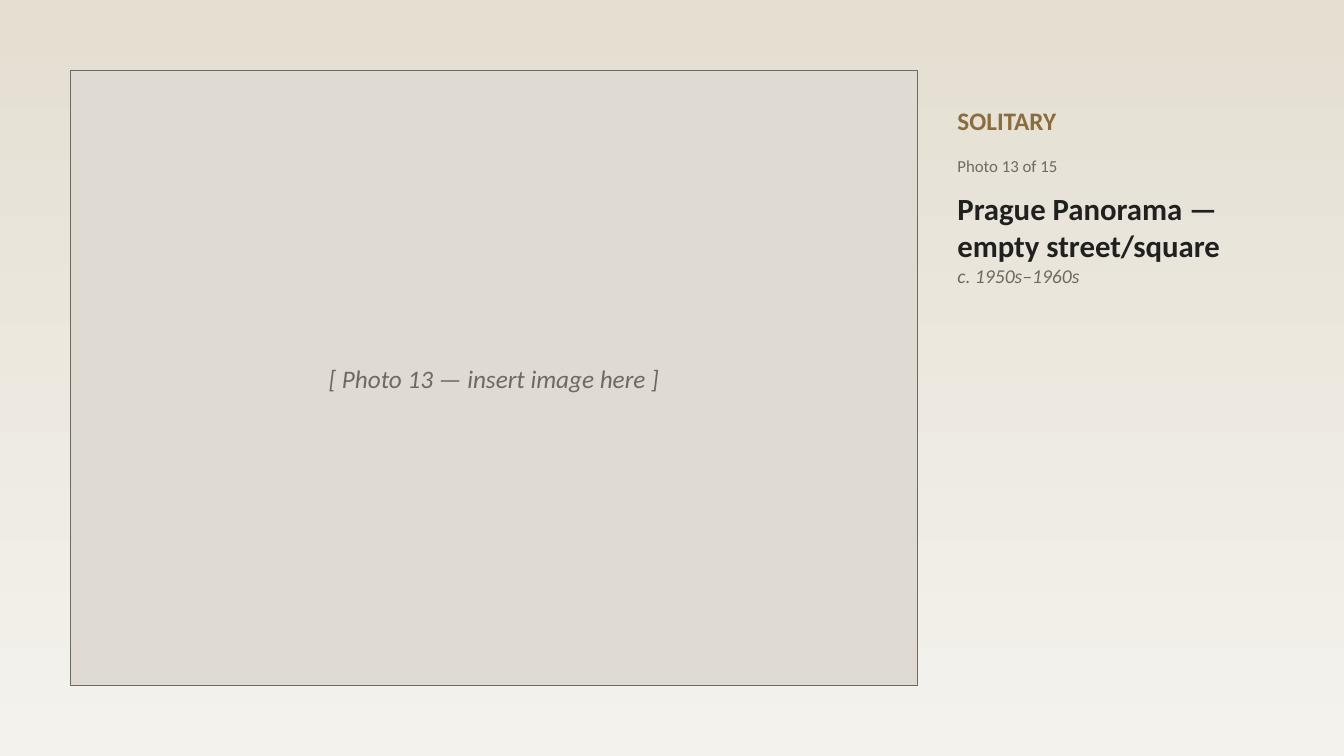
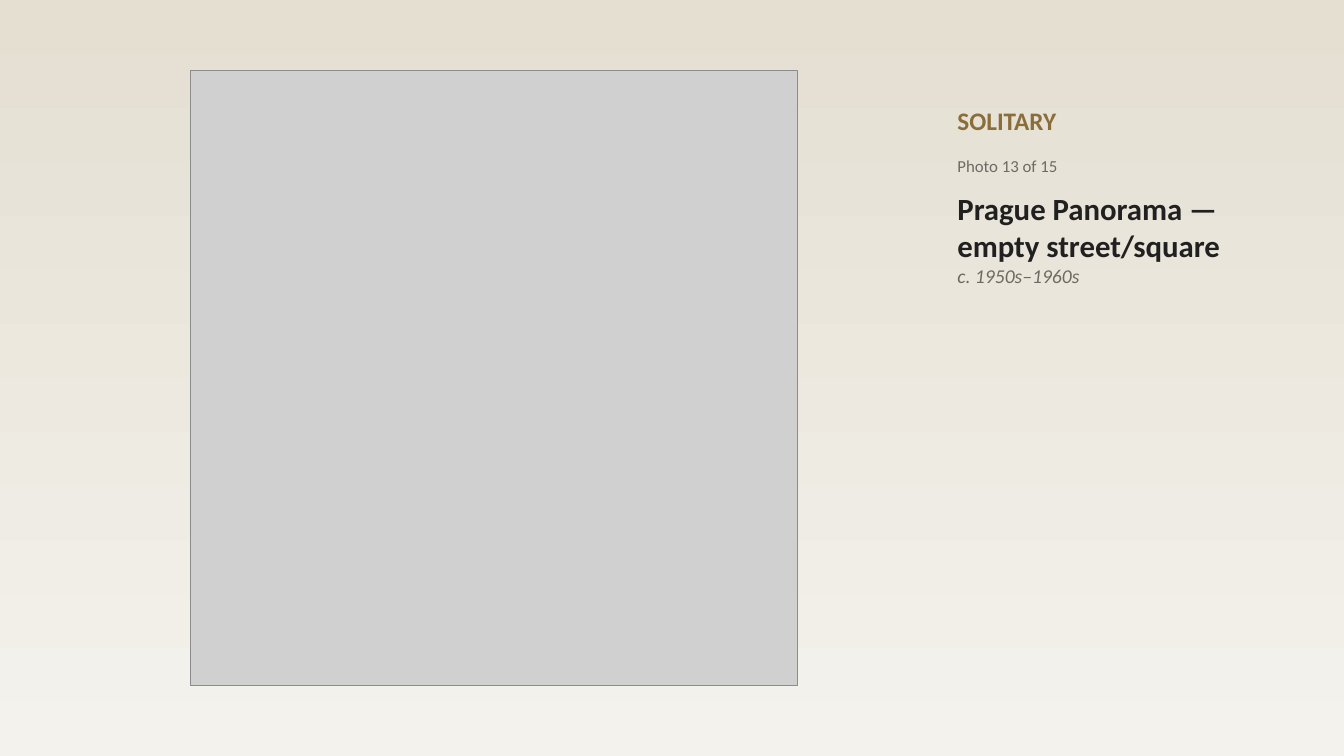
Before and after one commit to LU-Chuanyu/photography-presentation, a slide deck: slide 17 of Josef-Sudek-Presentation.pptx. Drawn at 1344x756 pixels with LibreOffice and Linux fonts; fonts in the diff are those of the drawing; grey boxes stand for pictures. Boxes give left, top, right and bottom in pixels: in the first picture for what was removed or moved away, otherwise in the second. Text is boxed around its words. In the diff, an @@ line names an element or a change of style, - is before the commit and + after.

```diff
--- a/Josef-Sudek-Presentation.pptx
+++ b/Josef-Sudek-Presentation.pptx
@@ rectangle removed at <box>71,71,918,686</box> @@
-[ Photo 13 — insert image here ]
@@ picture added at <box>191,71,798,686</box> @@
```
Also in this commit, not shown: 14 other slides changed.
